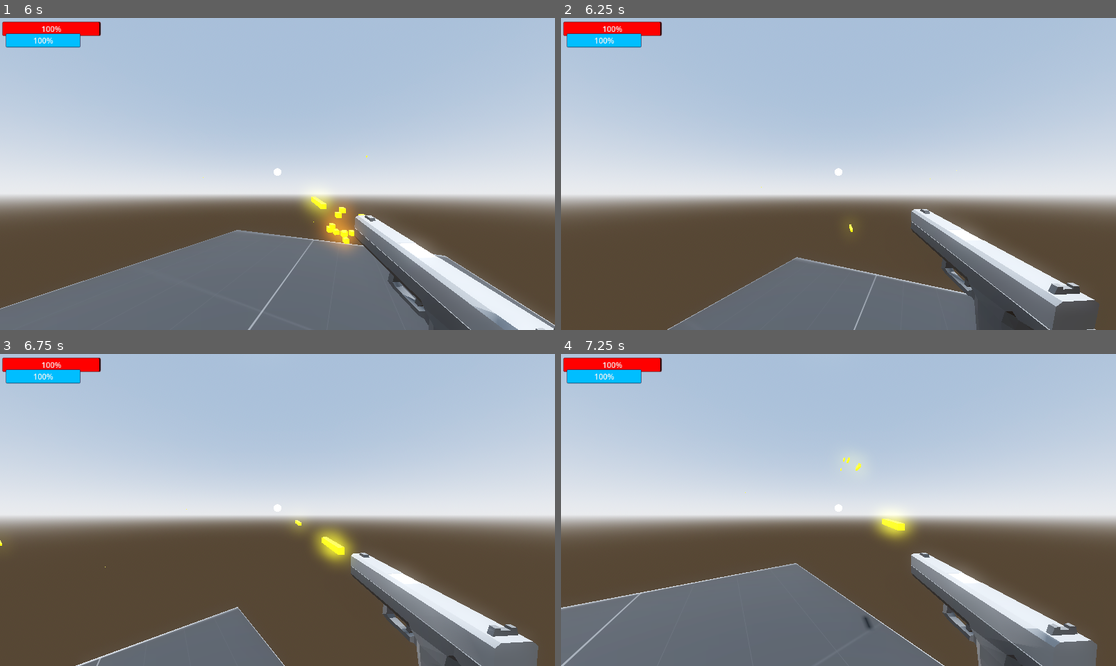
Above: before the commit, frames 1-4 (two rows, left to right).
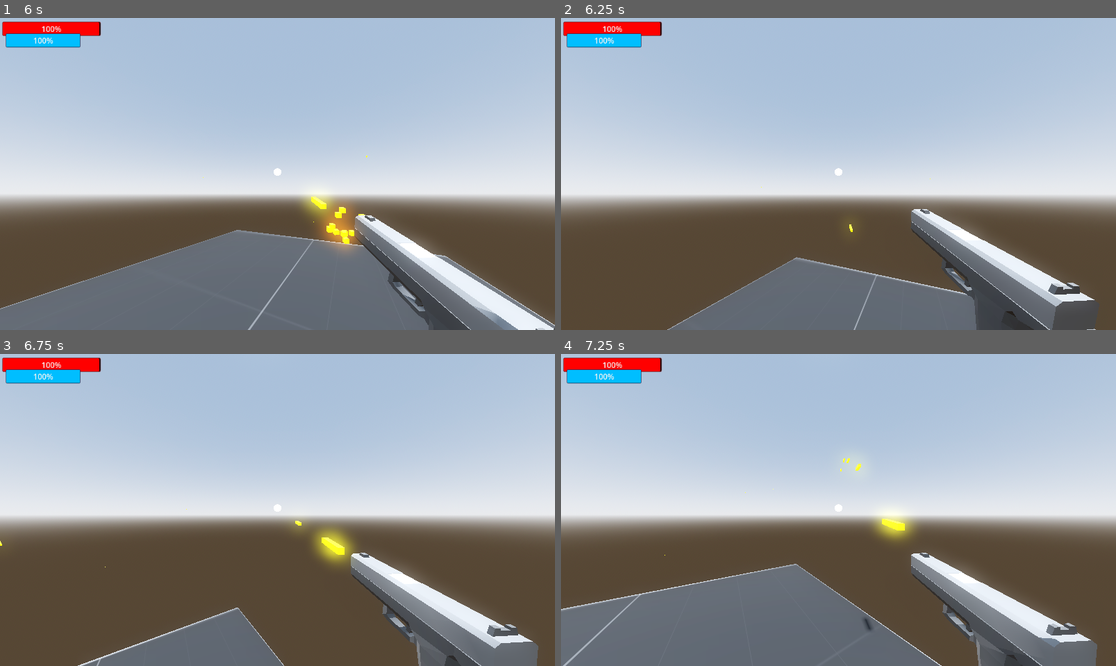
Above: after the commit, the same moments.

Repository: OliverSkogsrud/shooter
Game: Godot game, scene res://Scenes/world.tscn
Same seed, same stepped clock (60 frames per second), same inputs: the game is played once before the commit and once after it.
Inputs (mouse positions are in pixels of both pictures, inside the frame that each line leads up to):
- Up to frame 1 (6 s): tap Enter (ui_accept) at 0.5, 0.77, 1.52, 3.02, 3.77, 4.52 s; move the mouse to (305, 174) at 0.52 s; tap A (a) at 0.6, 3.8, 4.35 s; click (305, 174) at 0.67 s; tap D (d) at 0.8, 1.35, 4.55, 5.1 s; move the mouse to (249, 174) at 1.27 s; click (249, 174) at 1.42 s; tap S (s) at 1.55, 2.1, 5.3, 5.85 s; move the mouse to (288, 167) at 2.02 s; click (288, 167) at 2.17 s; tap Ctrl (slide) at 2.3, 2.85 s; move the mouse to (271, 180) at 2.77 s; click (271, 180) at 2.92 s; tap W (w) at 3.05, 3.6 s; move the mouse to (316, 177) at 3.52 s; click (316, 177) at 3.67 s; move the mouse to (233, 170) at 4.27 s; click (233, 170) at 4.42 s; move the mouse to (283, 174) at 5.02 s; click (283, 174) at 5.17 s; move the mouse to (255, 167) at 5.77 s; click (255, 167) at 5.92 s
- Up to frame 2 (6.25 s): tap Enter (ui_accept) at 6.02 s; tap Ctrl (slide) at 6.05 s
- Up to frame 3 (6.75 s): move the mouse to (305, 510) at 6.52 s; press the mouse at (305, 510) at 6.53 s
- Up to frame 4 (7.25 s): tap Enter (ui_accept) at 6.77 s; tap W (w) at 6.8 s

Frame 1 is identical in both runs. In frame 2, less than 0.1% of the frame differs, in the area x 19-74%, y 48-100%; in frame 3, 0.2%; in frame 4, 0.7%, in the area x 0-89%, y 33-100%.

Commit message:
fixed slide breaking bug (kinda) you can slide up slopes again

Diff:
--- a/Scenes/player_test_room.tscn
+++ b/Scenes/player_test_room.tscn
@@ -35,12 +35,12 @@
 size = Vector3(57.2535, 0.403564, 32.4033)
 
 [node name="CSGBox3D2" type="CSGBox3D" parent="."]
-transform = Transform3D(0.906205, 0.42284, 0, -0.42284, 0.906205, 0, 0, 0, 1, 13.2872, -4.63664, -0.783569)
+transform = Transform3D(0.90747, 0.420118, 0, -0.420118, 0.90747, 0, 0, 0, 1, 13.2233, -4.60706, -0.783569)
 use_collision = true
-size = Vector3(20.5426, 0.403564, 7.19702)
+size = Vector3(20.6834, 0.403564, 7.19702)
 
 [node name="CSGBox3D4" type="CSGBox3D" parent="."]
-transform = Transform3D(-0.906205, -0.42284, -8.74228e-08, -0.42284, 0.906205, 0, 7.9223e-08, 3.69659e-08, -1, 45.679, -4.63664, -0.783569)
+transform = Transform3D(-0.885199, -0.465213, -8.7325e-08, -0.465213, 0.885199, -4.13343e-09, 7.9223e-08, 3.69659e-08, -1, 45.679, -4.63664, -0.783569)
 use_collision = true
 size = Vector3(20.5426, 0.403564, 7.19702)
 
--- a/scripts/player.gd
+++ b/scripts/player.gd
@@ -227,6 +227,7 @@
 		stamina += 1
 
 func slide():
+	slide_speed = 1
 	var look_dir = -neck.transform.basis.z
 	if can_slide:
 		SPEED = 0
@@ -248,11 +249,12 @@
 		if slide_speed <= 0:
 			sliding = false
 			can_slide = true
+			slide_speed = 0
 			state = RUN
 
 
 		if slide_speed > 10:
-			slide_speed = 1
+			slide_speed = 10
 
 		if slidecheck.is_colliding():
 			print("is colling")
@@ -260,10 +262,12 @@
 		scale.y = 0.5
 
 		slide_speed -= 0.2
+
+		if get_floor_angle() >= 0.2 and sliding:
+			slide_speed += get_floor_angle() * 3
+
 		velocity = velocity.move_toward(look_dir * slide_speed, 0.1) #= look_dir * slide_speed
 
-		if get_floor_angle() >= 0.2 and sliding and slidecheck.is_colliding():
-			slide_speed = slide_speed + get_floor_angle() * 2
 
 		print(slide_speed)
 
